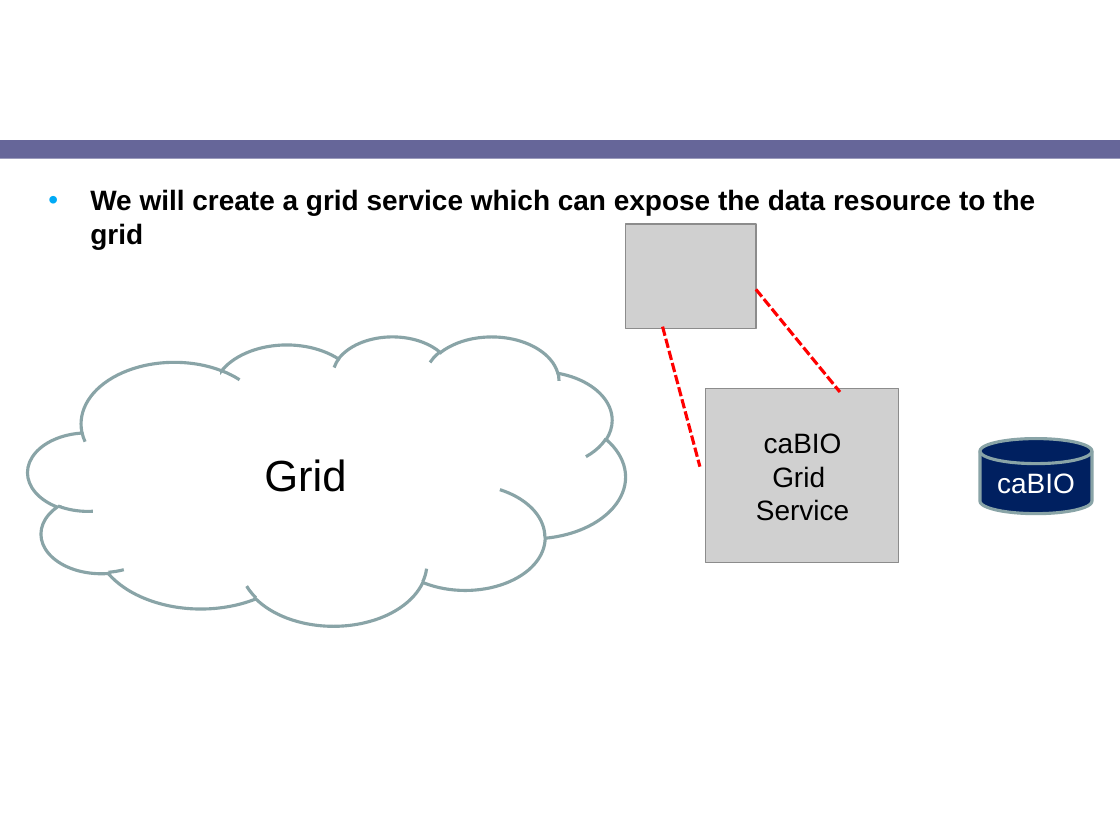
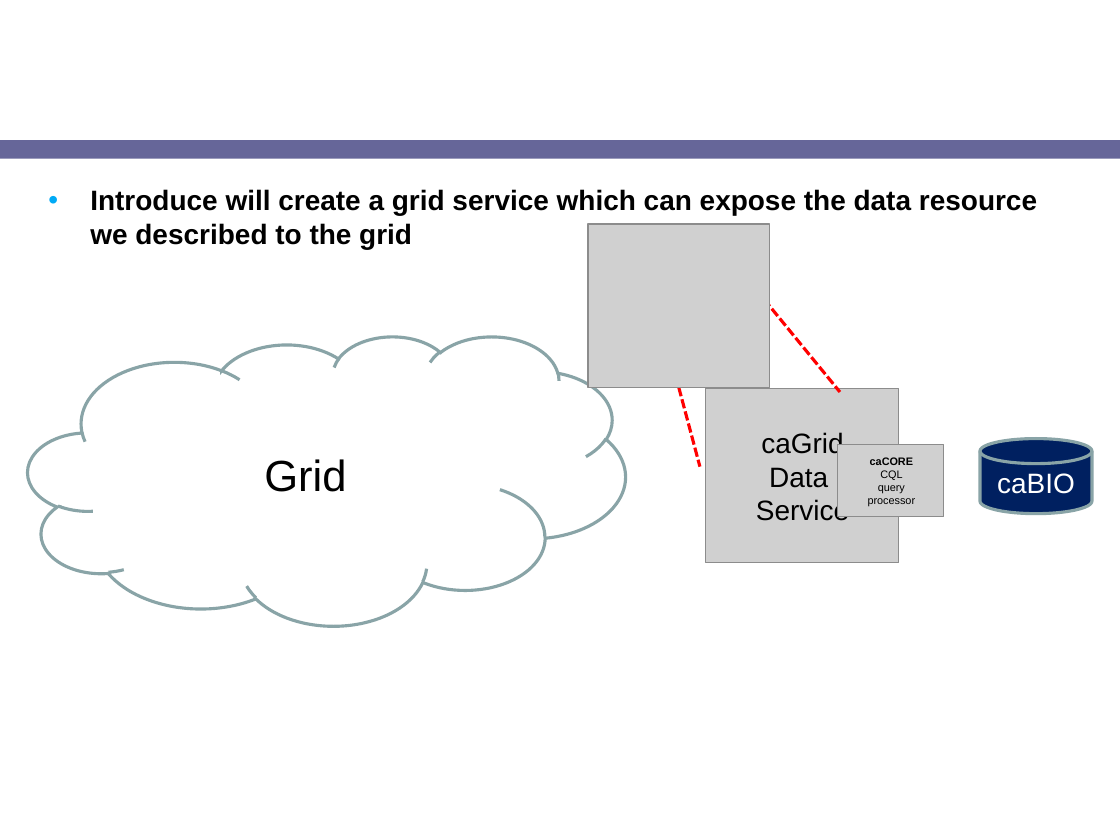
Before and after one commit to NCIP/cagrid-docs, a slide deck: slide 20 of presentations/introduce/Introduce-1.1-caGrid-BIRN-workshop.ppt (slide 18 before the commit). Drawn at 1120x840 pixels with LibreOffice and Linux fonts; fonts in the diff are those of the drawing; grey boxes stand for pictures; background and template pictures are left out. Boxes give left, top, right and bottom in pixels: in the first picture for what was removed or moved away, otherwise in the second. Text is boxed around its words. In the diff, an @@ line names an element or a change of style, - is before the commit and + after.

```diff
--- a/presentations/introduce/Introduce-1.1-caGrid-BIRN-workshop.ppt
+++ b/presentations/introduce/Introduce-1.1-caGrid-BIRN-workshop.ppt
@@ text at (x1=90, y1=189, x2=1037, y2=249): text changed @@
-• We will create a grid service which can expose the data resource to the grid
+• Introduce will create a grid service which can expose the data resource we described to the grid
@@ picture resized from (x1=625, y1=224, x2=756, y2=328) to (x1=588, y1=224, x2=769, y2=388) @@
@@ text at (x1=756, y1=432, x2=849, y2=521): text changed @@
-caBIO
-Grid
-Service
+caGrid
+Data
+Service
@@ picture added at (x1=838, y1=445, x2=944, y2=517) @@
@@ text added at (x1=868, y1=457, x2=916, y2=507), 7 pt, text #000000 @@
+caCORE CQL query
+processor
```
Also in this commit, not shown: 8 other slides changed, 2 slides added.
